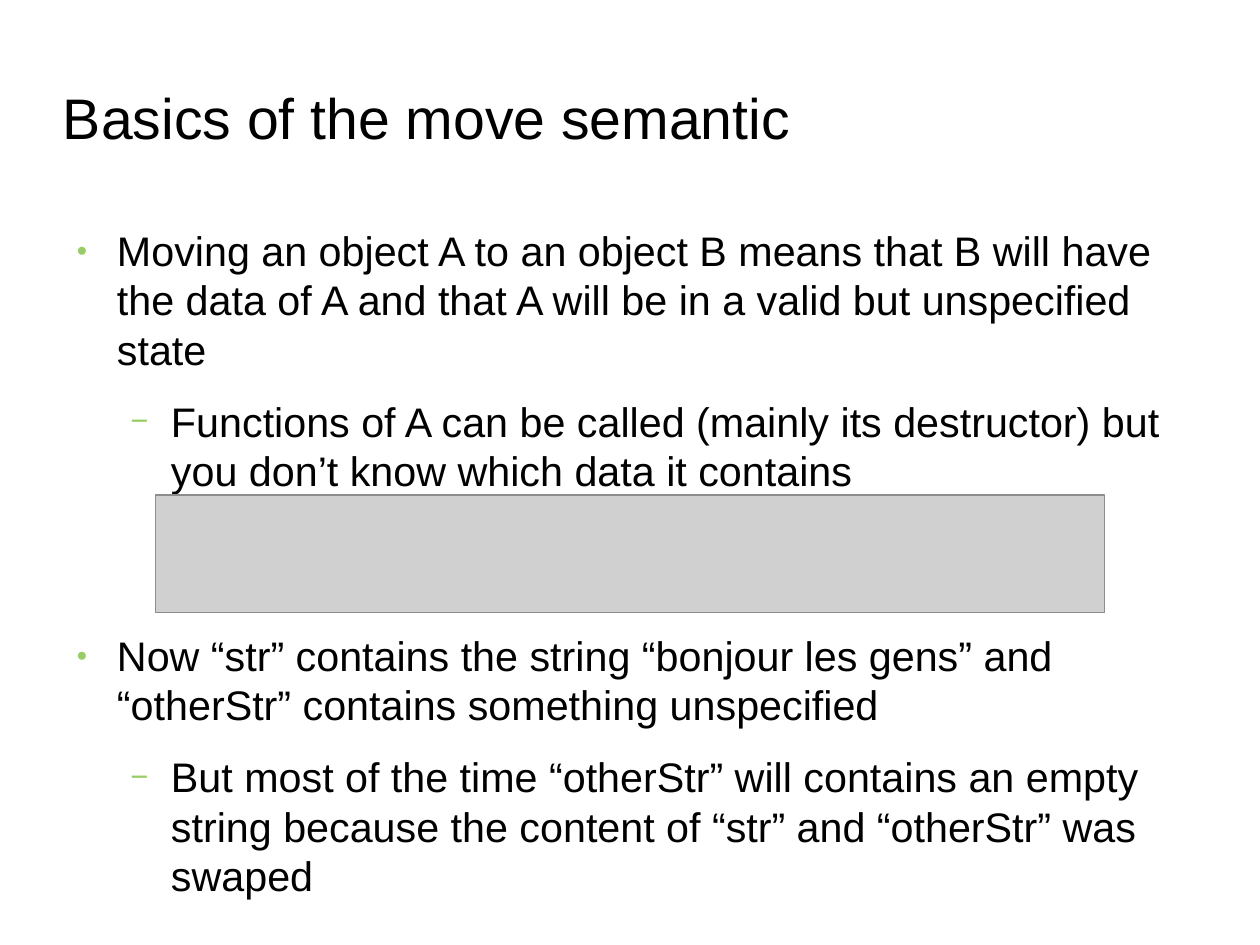
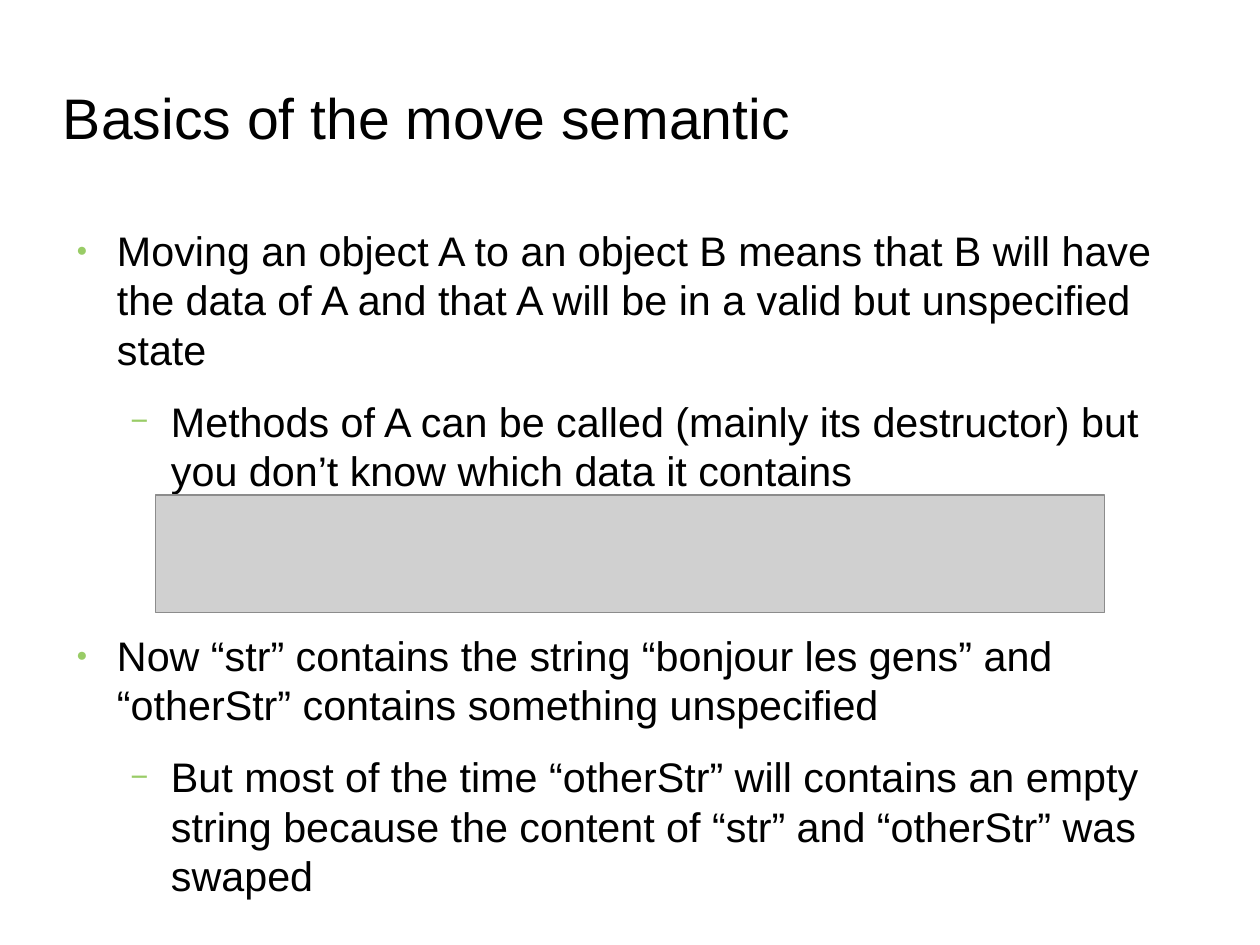
Before and after one commit to FranckRJ/CPP-trainings, a slide deck: slide 3 of traning-move.odp. Drawn at 1260x945 pixels with LibreOffice and Linux fonts; fonts in the diff are those of the drawing; grey boxes stand for pictures; background and template pictures are left out. Boxes give left, top, right and bottom in pixels: in the first picture for what was removed or moved away, otherwise in the second. Text is boxed around its words. In the diff, an @@ line names an element or a change of style, - is before the commit and + after.

```diff
--- a/traning-move.odp
+++ b/traning-move.odp
@@ text at bbox=[171, 407, 1138, 494]: text changed @@
-  − Functions of A can be called (mainly its destructor) but you don’t know which data it contains
+  − Methods of A can be called (mainly its destructor) but you don’t know which data it contains
```
Also in this commit, not shown: 5 other slides changed, 3 slides added, 2 other files.
